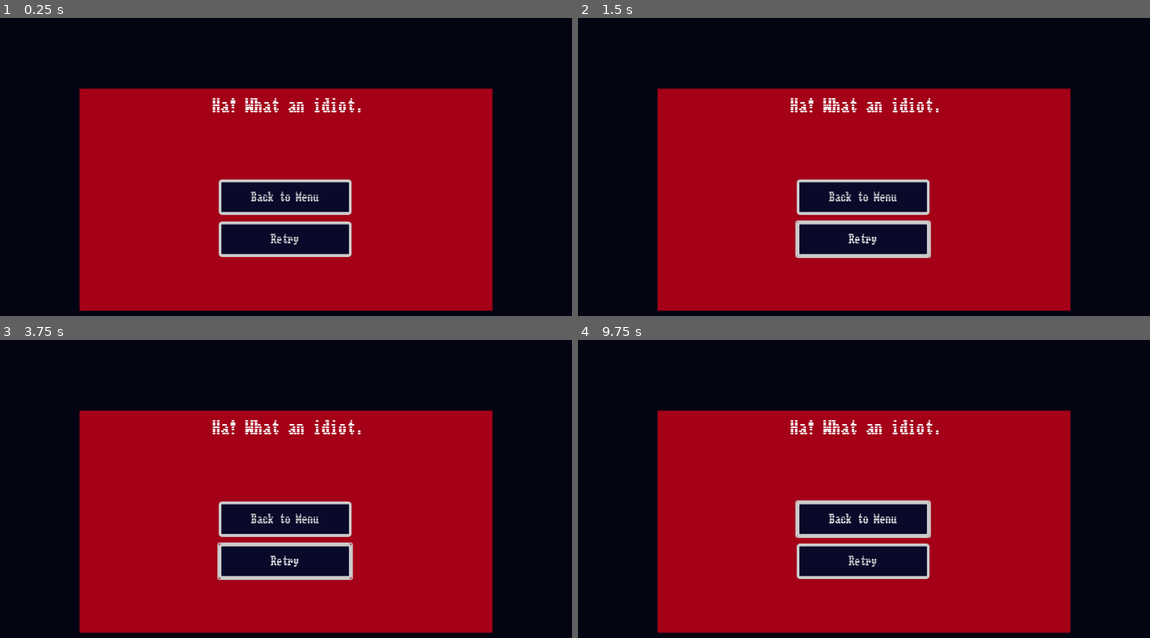
Above: before the commit, frames 1-4 (two rows, left to right).
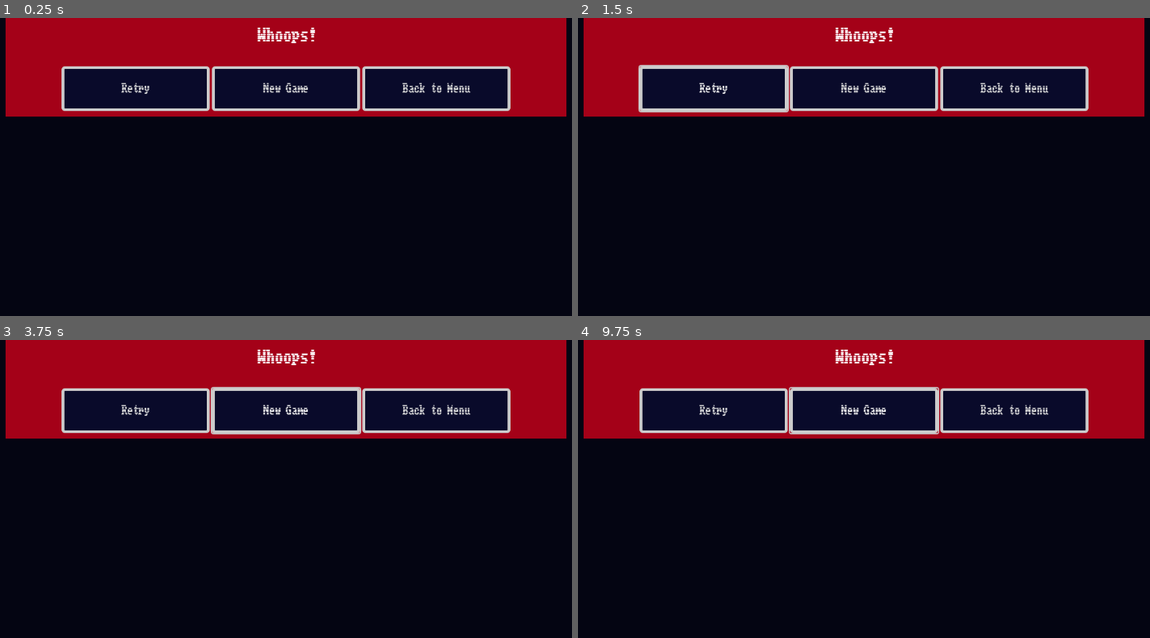
Above: after the commit, the same moments.

Repository: Kurooco/TwoDays
Game: Godot game, scene res://scenes/lose_screen.tscn
Two runs of this game, one before a commit and one after it. Both use one fixed random seed, a clock stepped at 60 frames per second and the inputs below. This scene is started directly instead of the project's main scene. The engine's default icon, where the game draws it, is replaced by a stand-in: a white triangle on a blue panel in a dark square.
Inputs (mouse positions are in pixels of both pictures, inside the frame that each line leads up to):
- Up to frame 1 (0.25 s): no input
- Up to frame 2 (1.5 s): click "Back to Menu" at 0.5 s; click "Retry" at 1.25 s
- Up to frame 3 (3.75 s): click "Retry" at 2 s; click "Retry" at 2.75 s; click (286, 411) at 3.5 s, where only the run after the commit has a clickable "New Game"
- Up to frame 4 (9.75 s): click (864, 411) at 4.25 s, where only the run after the commit has a clickable "New Game"; tap Enter at 5, 6.5, 8 s; move the mouse to (1007, 503) at 5.02 s; hold W (up) 5.03-6.53 s; click (1007, 503) at 5.1 s; tap Space at 5.75, 7.25, 8.75 s; move the mouse to (732, 539) at 5.77 s; tap C (toggle camera) at 5.85, 7.35, 8.85 s; move the mouse to (926, 441) at 6.52 s; hold A (left) 6.53-7.28 s; click (926, 441) at 6.6 s; move the mouse to (829, 593) at 7.27 s; hold W (up) 7.28-8.78 s; move the mouse to (1058, 575) at 8.02 s; click (1058, 575) at 8.1 s; move the mouse to (669, 468) at 8.77 s; hold D (down) 8.78-9.53 s; tap W (up) at 9.02 s; move the mouse to (898, 521) at 9.52 s; hold W (up) from 9.53 s (still down); click (898, 521) at 9.6 s

The runs differ from the first frame. In frame 1, 70% of the frame differs, in the area x 0-100%, y 0-99%; in frame 2, 70%; in frame 3, 70%; in frame 4, 70%.
Error in both runs: Invalid call. Nonexistent function 'clear_stack' in base 'Nil'. (res://scripts/switch_screen_button.gd:13)

Commit message:
adjusted in-game menu options

Diff:
--- a/scenes/lose_screen.tscn
+++ b/scenes/lose_screen.tscn
@@ -1,9 +1,10 @@
-[gd_scene load_steps=6 format=3 uid="uid://dne4cgfiubcvc"]
+[gd_scene load_steps=7 format=3 uid="uid://dne4cgfiubcvc"]
 
 [ext_resource type="FontFile" uid="uid://m2cn4sx6v0gg" path="res://fonts/Workbench-Regular-VariableFont_BLED,SCAN.ttf" id="1_qb4aj"]
 [ext_resource type="PackedScene" uid="uid://dgli77mh004mr" path="res://scenes/switch_screen_button.tscn" id="2_b1as4"]
 [ext_resource type="PackedScene" uid="uid://dk1kchy4lstom" path="res://scenes/menu.tscn" id="3_dhwcu"]
 [ext_resource type="Script" path="res://scenes/retry_button.gd" id="4_7roee"]
+[ext_resource type="PackedScene" uid="uid://cbpbwbt3gb260" path="res://scenes/main.tscn" id="4_cm8ck"]
 
 [sub_resource type="StyleBoxFlat" id="StyleBoxFlat_y3281"]
 bg_color = Color(0.816588, 0, 0.0998015, 0.780392)
@@ -12,17 +13,14 @@
 
 [node name="Panel" type="Panel" parent="."]
 z_index = -1
-anchors_preset = 8
+custom_minimum_size = Vector2(1000, 150)
+anchors_preset = 5
 anchor_left = 0.5
-anchor_top = 0.5
 anchor_right = 0.5
-anchor_bottom = 0.5
-offset_left = -368.0
-offset_top = -198.0
-offset_right = 368.0
-offset_bottom = 198.0
+offset_left = -500.0
+offset_right = 500.0
+offset_bottom = 176.0
 grow_horizontal = 2
-grow_vertical = 2
 theme_override_styles/panel = SubResource("StyleBoxFlat_y3281")
 
 [node name="Label" type="Label" parent="Panel"]
@@ -37,23 +35,44 @@
 grow_horizontal = 2
 theme_override_fonts/font = ExtResource("1_qb4aj")
 theme_override_font_sizes/font_size = 30
-text = "Ha! What an idiot."
+text = "Whoops!"
+horizontal_alignment = 1
 
-[node name="SwitchScreenButton" parent="." instance=ExtResource("2_b1as4")]
-offset_left = 456.0
-offset_top = 288.0
-offset_right = 693.0
-offset_bottom = 351.0
+[node name="HBoxContainer" type="HBoxContainer" parent="Panel"]
+custom_minimum_size = Vector2(800, 80)
+layout_mode = 1
+anchors_preset = 7
+anchor_left = 0.5
+anchor_top = 1.0
+anchor_right = 0.5
+anchor_bottom = 1.0
+offset_left = -400.0
+offset_top = -90.0
+offset_right = 400.0
+offset_bottom = -10.0
+grow_horizontal = 2
+grow_vertical = 0
+alignment = 2
+
+[node name="Retry" parent="Panel/HBoxContainer" instance=ExtResource("2_b1as4")]
+layout_mode = 2
+size_flags_horizontal = 3
+text = "Retry
+"
+script = ExtResource("4_7roee")
+
+[node name="SwitchScreenButton2" parent="Panel/HBoxContainer" instance=ExtResource("2_b1as4")]
+layout_mode = 2
+size_flags_horizontal = 3
+text = "New Game
+"
+scene = ExtResource("4_cm8ck")
+replacement_mode = 2
+
+[node name="SwitchScreenButton" parent="Panel/HBoxContainer" instance=ExtResource("2_b1as4")]
+layout_mode = 2
+size_flags_horizontal = 3
 text = "Back to Menu
 "
 scene = ExtResource("3_dhwcu")
 replacement_mode = 2
-
-[node name="Retry" parent="." instance=ExtResource("2_b1as4")]
-offset_left = 456.0
-offset_top = 363.0
-offset_right = 693.0
-offset_bottom = 426.0
-text = "Retry
-"
-script = ExtResource("4_7roee")
--- a/scenes/win_screen.tscn
+++ b/scenes/win_screen.tscn
@@ -3,57 +3,68 @@
 [ext_resource type="FontFile" uid="uid://m2cn4sx6v0gg" path="res://fonts/Workbench-Regular-VariableFont_BLED,SCAN.ttf" id="1_32iou"]
 [ext_resource type="PackedScene" uid="uid://dgli77mh004mr" path="res://scenes/switch_screen_button.tscn" id="2_wdlkv"]
 [ext_resource type="PackedScene" uid="uid://dk1kchy4lstom" path="res://scenes/menu.tscn" id="3_xybes"]
-[ext_resource type="Script" path="res://scenes/retry_button.gd" id="4_lj5ro"]
+[ext_resource type="PackedScene" uid="uid://cbpbwbt3gb260" path="res://scenes/main.tscn" id="4_sai3g"]
 
-[sub_resource type="StyleBoxFlat" id="StyleBoxFlat_7bg4t"]
-bg_color = Color(0.580392, 0.290196, 0.666667, 0.780392)
+[sub_resource type="StyleBoxFlat" id="StyleBoxFlat_2xlcc"]
+bg_color = Color(0.708881, 0.00033499, 0.697108, 0.780392)
 
 [node name="CanvasLayer" type="CanvasLayer"]
 
 [node name="Panel" type="Panel" parent="."]
 z_index = -1
-anchors_preset = 8
+custom_minimum_size = Vector2(1000, 150)
+anchors_preset = 5
 anchor_left = 0.5
-anchor_top = 0.5
 anchor_right = 0.5
-anchor_bottom = 0.5
-offset_left = -368.0
-offset_top = -198.0
-offset_right = 368.0
-offset_bottom = 198.0
+offset_left = -500.0
+offset_right = 500.0
+offset_bottom = 150.0
 grow_horizontal = 2
-grow_vertical = 2
-theme_override_styles/panel = SubResource("StyleBoxFlat_7bg4t")
+theme_override_styles/panel = SubResource("StyleBoxFlat_2xlcc")
 
 [node name="Label" type="Label" parent="Panel"]
 layout_mode = 1
 anchors_preset = 5
 anchor_left = 0.5
 anchor_right = 0.5
-offset_left = -202.5
+offset_left = -132.0
 offset_top = 15.0
-offset_right = 202.5
+offset_right = 138.0
 offset_bottom = 46.0
 grow_horizontal = 2
 theme_override_fonts/font = ExtResource("1_32iou")
 theme_override_font_sizes/font_size = 30
-text = "Okay, so you won. Big deal."
+text = "You saved the fortress!"
+horizontal_alignment = 1
 
-[node name="SwitchScreenButton" parent="." instance=ExtResource("2_wdlkv")]
-offset_left = 456.0
-offset_top = 288.0
-offset_right = 693.0
-offset_bottom = 351.0
+[node name="HBoxContainer" type="HBoxContainer" parent="Panel"]
+custom_minimum_size = Vector2(800, 80)
+layout_mode = 1
+anchors_preset = 7
+anchor_left = 0.5
+anchor_top = 1.0
+anchor_right = 0.5
+anchor_bottom = 1.0
+offset_left = -400.0
+offset_top = -90.0
+offset_right = 400.0
+offset_bottom = -10.0
+grow_horizontal = 2
+grow_vertical = 0
+alignment = 2
+
+[node name="SwitchScreenButton" parent="Panel/HBoxContainer" instance=ExtResource("2_wdlkv")]
+layout_mode = 2
+size_flags_horizontal = 3
 text = "Back to Menu
 "
 scene = ExtResource("3_xybes")
 replacement_mode = 2
 
-[node name="Retry" parent="." instance=ExtResource("2_wdlkv")]
-offset_left = 456.0
-offset_top = 363.0
-offset_right = 693.0
-offset_bottom = 426.0
-text = "Retry
+[node name="SwitchScreenButton2" parent="Panel/HBoxContainer" instance=ExtResource("2_wdlkv")]
+layout_mode = 2
+size_flags_horizontal = 3
+text = "New Game
 "
-script = ExtResource("4_lj5ro")
+scene = ExtResource("4_sai3g")
+replacement_mode = 2
--- a/scripts/main.gd
+++ b/scripts/main.gd
@@ -24,4 +24,5 @@
 
 func _on_player_player_died():
 	if($"/root/Autoload".coins > 0):
+		print_debug("died")
 		Autoload.game_manager.add_scene_to_stack(load("res://scenes/lose_screen.tscn"))
--- a/scripts/on_screen_rect.gd
+++ b/scripts/on_screen_rect.gd
@@ -15,8 +15,10 @@
 			emit_signal("exit_rect")
 		elif(global_position.y > $"/root/Autoload".border.y*1.99 || global_position.y < -$"/root/Autoload".border.y*2):
 			emit_signal("fell")
+			set_process(false)
 	else:
 		if(global_position.x < top_left_rect.x || global_position.x > bottom_right_rect.x || global_position.y < top_left_rect.y || global_position.y > bottom_right_rect.y):
 			emit_signal("exit_rect")
 		elif(global_position.y > bottom_right_rect.y):
 			emit_signal("fell")
+			set_process(false)
